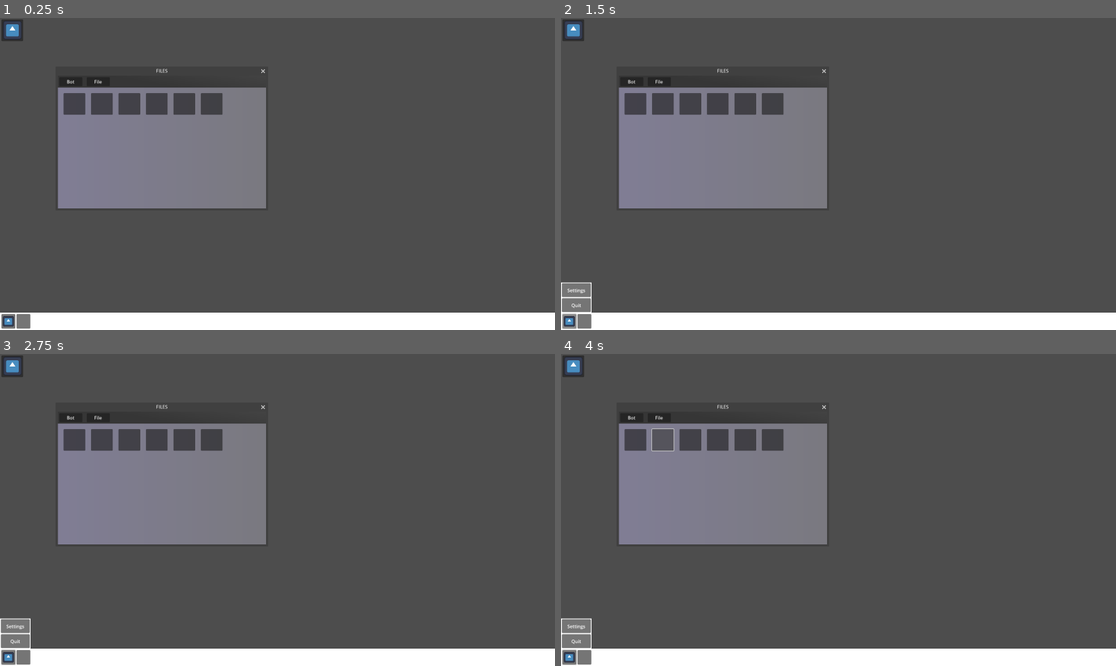
Above: before the commit, frames 1-4 (two rows, left to right).
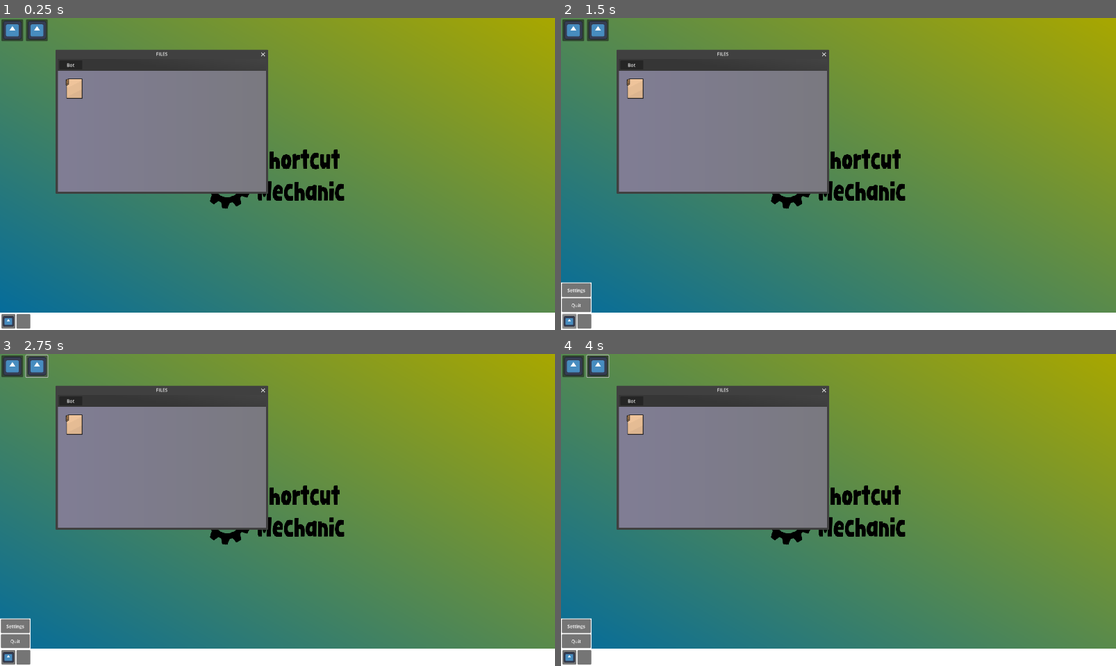
Above: after the commit, the same moments.

Repository: Thentrixxx/Shortcut-Mechanic
Game: Godot game, scene res://simulations/simulation_1.tscn
Same seed, same stepped clock (60 frames per second), same inputs: the game is played once before the commit and once after it. The engine's default icon, where the game draws it, is replaced by a stand-in: a white triangle on a blue panel in a dark square.
Inputs (mouse positions are in pixels of both pictures, inside the frame that each line leads up to):
- Up to frame 1 (0.25 s): no input
- Up to frame 2 (1.5 s): click (572, 30) at 0.5 s; click (572, 320) at 1.25 s
- Up to frame 3 (2.75 s): click (38, 366) at 2.02 s
- Up to frame 4 (4 s): click (633, 441) at 2.77 s; click (660, 441) at 3.52 s

The runs differ from the first frame. In frame 1, 80% of the frame differs, in the area x 0-100%, y 0-98%; in frame 2, 80%; in frame 3, 80%; in frame 4, 80%.

Commit message:
Making files work, Adding cool new textures.

Diff:
--- a/project.godot
+++ b/project.godot
@@ -37,18 +37,32 @@
 "events": [Object(InputEventMouseButton,"resource_local_to_scene":false,"resource_name":"","device":-1,"window_id":0,"a …(258 unchanged characters)…
 ]
 }
-ctrl+z={
+ctrl+n={
 "deadzone": 0.5,
-"events": [Object(InputEventKey,"resource_local_to_scene":fa …(139 unchanged characters)… d":false,"keycode":0,"physical_keycode":90,"key_label":0,"unicode":0,"location":0,"echo":false,"script":null)
+"events": [Object(InputEventKey,"resource_local_to_scene":fa …(139 unchanged characters)… d":false,"keycode":0,"physical_keycode":78,"key_label":0,"unicode":0,"location":0,"echo":false,"script":null)
 ]
 }
-ctrl+f={
+ctrl+shift+n={
 "deadzone": 0.5,
-"events": [Object(InputEventKey,"resource_local_to_scene":false,"resource_name":"","device":-1,"window_id":0,"alt_pressed":false,"shift_pressed":false,"ctrl_pressed":true,"meta_pressed":false,"pressed":false,"keycode":0,"physical_keycode":70,"key_label":0,"unicode":0,"location":0,"echo":false,"script":null)
+"events": [Object(InputEventKey,"resource_local_to_scene":false,"resource_name":"","device":-1,"window_id":0,"alt_pressed":false,"shift_pressed":true,"ctrl_pressed":true,"meta_pressed":false,"pressed":false,"keycode":0,"physical_keycode":78,"key_label":0,"unicode":0,"location":0,"echo":false,"script":null)
 ]
 }
-ctrl+y={
+alt+up_arrow={
 "deadzone": 0.5,
-"events": [Object(InputEventKey,"resource_local_to_scene":false,"resource_name":"","device":-1,"window_id":0,"alt_pressed":false,"shift_pressed":false,"ctrl_pressed":true,"meta_pressed":false,"pressed":false,"keycode":0,"physical_keycode":89,"key_label":0,"unicode":0,"location":0,"echo":false,"script":null)
+"events": [Object(InputEventKey,"resource_local_to_scene":false,"resource_name":"","device":-1,"window_id":0,"alt_pressed":true,"shift_pressed":false,"ctrl_pressed":false,"meta_pressed":false,"pressed":false,"keycode":0,"physical_keycode":4194320,"key_label":0,"unicode":0,"location":0,"echo":false,"script":null)
 ]
 }
+shift+left_click={
+"deadzone": 0.5,
+"events": [Object(InputEventMouseButton,"resource_local_to_scene":false,"resource_name":"","device":-1,"window_id":0,"alt_pressed":false,"shift_pressed":true,"ctrl_pressed":false,"meta_pressed":false,"button_mask":1,"position":Vector2(130, 13),"global_position":Vector2(139, 59),"factor":1.0,"button_index":1,"canceled":false,"pressed":true,"double_click":false,"script":null)
+]
+}
+shift={
+"deadzone": 0.5,
+"events": [Object(InputEventKey,"resource_local_to_scene":false,"resource_name":"","device":-1,"window_id":0,"alt_pressed":false,"shift_pressed":false,"ctrl_pressed":false,"meta_pressed":false,"pressed":false,"keycode":0,"physical_keycode":4194325,"key_label":0,"unicode":0,"location":0,"echo":false,"script":null)
+]
+}
+
+[rendering]
+
+textures/canvas_textures/default_texture_filter=0
--- a/scripts/files_1.gd
+++ b/scripts/files_1.gd
@@ -1,14 +1,21 @@
 extends Window
 
+# High Level File Window
 @onready var in_bot: TextureRect = $InBot
+#Windows in File
 @onready var in_file: TextureRect = $InFile
+@onready var in_file_2: TextureRect = $InFile2
+#Task Bar File Buttons
 @onready var file_button: Button = $TaskBar/FileButton
+@onready var file_button_2: Button = $TaskBar/FileButton2
+#Files in High Level File Window
 @onready var in_bot_file_1: Button = $InBot/MarginContainer2/HBoxContainer/InBotFile1
+@onready var in_bot_file_2: Button = $InBot/MarginContainer2/HBoxContainer/InBotFile2
 
+# Variables for double clicking a button
 var past_time
 var current_time
 var click: int
-
 @export var double_click_time = 300
 
 # Called when the node enters the scene tree for the first time.
@@ -21,6 +28,7 @@
 	current_time = Time.get_unix_time_from_system() * 1000
 
 
+# When the X button for the files is pressed
 func _on_close_requested() -> void:
 	visible = false
 
@@ -28,7 +36,9 @@
 func _on_bot_button_button_up() -> void:
 	in_bot.visible = true
 	in_file.visible = false
+	in_file_2.visible = false
 	file_button.visible = false
+	file_button_2.visible = false
 
 
 # If double clicks file, go into file
@@ -42,3 +52,16 @@
 			file_button.visible = true
 			in_bot.visible = false
 			in_file.visible = true
+
+
+# If the 2nd file is double clicked, open it.
+func _on_in_bot_file_2_button_up() -> void:
+	click += 1
+	if click == 1:
+		past_time = current_time
+	if click == 2:
+		click = 0
+		if current_time - past_time < double_click_time:
+			file_button_2.visible = true
+			in_bot.visible = false
+			in_file_2.visible = true
--- /dev/null
+++ b/scripts/files_2.gd
@@ -0,0 +1,43 @@
+extends Window
+
+@onready var file_button_2: Button = $TaskBar/FileButton2
+@onready var in_bot: TextureRect = $InBot
+@onready var in_file: TextureRect = $InFile
+
+# Variables for double clicking a button
+var past_time
+var current_time
+var click: int
+@export var double_click_time = 300
+
+
+# Called when the node enters the scene tree for the first time.
+func _ready() -> void:
+	pass # Replace with function body.
+
+
+# Called every frame. 'delta' is the elapsed time since the previous frame.
+func _process(delta: float) -> void:
+	current_time = Time.get_unix_time_from_system() * 1000
+
+
+func _on_close_requested() -> void:
+	visible = false
+
+
+func _on_bot_button_button_up() -> void:
+	in_bot.visible = true
+	in_file.visible = false
+	file_button_2.visible = false
+
+
+func _on_in_bot_file_2_button_up() -> void:
+	click += 1
+	if click == 1:
+		past_time = current_time
+	if click == 2:
+		click = 0
+		if current_time - past_time < double_click_time:
+			in_bot.visible = false
+			in_file.visible = true
+			file_button_2.visible = true
--- /dev/null
+++ b/scripts/home_file_button.gd
@@ -0,0 +1,43 @@
+extends Button
+
+var past_time
+var current_time
+var click: int
+@export var double_click_time = 300
+
+@onready var files_1: Window = $"../../../../Files1"
+@onready var in_file: TextureRect = $"../../../../Files1/InFile"
+@onready var in_file_2: TextureRect = $"../../../../Files1/InFile2"
+@onready var in_bot: TextureRect = $"../../../../Files1/InBot"
+@onready var file_button: Button = $"../../../../Files1/TaskBar/FileButton"
+@onready var file_button_2: Button = $"../../../../Files1/TaskBar/FileButton2"
+
+
+
+# Called when the node enters the scene tree for the first time.
+func _ready() -> void:
+	pass # Replace with function body.
+
+
+# Called every frame. 'delta' is the elapsed time since the previous frame.
+func _process(delta: float) -> void:
+	current_time = Time.get_unix_time_from_system() * 1000
+
+
+# When double clicked, sets the files open to the high level page.
+func _on_button_up() -> void:
+	click += 1
+	if click == 1:
+		past_time = current_time
+	if click == 2:
+		click = 0
+		if current_time - past_time < double_click_time:
+			if files_1.visible == false:
+				files_1.visible = true
+				in_bot.visible = true
+				in_file.visible = false
+				in_file_2.visible = false
+				file_button.visible = false
+				file_button_2.visible = false
+			else:
+				pass
--- a/scripts/simulation_1.gd
+++ b/scripts/simulation_1.gd
@@ -5,10 +5,45 @@
 @onready var tuto_bot: Window = $Tuto_Bot
 @onready var tuto_bot_text: RichTextLabel = $Tuto_Bot/ColorRect/MarginContainer/RichTextLabel
 
+# Alt Up Arrow Related Stuff
+@onready var in_file: TextureRect = $Files1/InFile
+@onready var in_file_2: TextureRect = $Files1/InFile2
+@onready var in_bot: TextureRect = $Files1/InBot
+@onready var file_button: Button = $Files1/TaskBar/FileButton
+@onready var file_button_2: Button = $Files1/TaskBar/FileButton2
+
+# Ctrl Shift N Related Stuff
+@onready var files_1: Window = $Files1
+@onready var files_2: Window = $Files2
+
+#Ctrl N Related Stuff
+@onready var in_bot_file_2: Button = $Files1/InBot/MarginContainer2/HBoxContainer/InBotFile2
 
 # Called when the node enters the scene tree for the first time.
 func _ready() -> void:
 	$Tuto_Bot.connect("button_pressed", dialogue)
+
+
+func _process(delta: float) -> void:
+	# When Alt+Up is pressed, go up in the directory.
+	if (Input.is_action_just_pressed("alt+up_arrow")):
+		in_file.visible = false
+		in_file_2.visible = false
+		file_button.visible = false
+		file_button_2.visible = false
+		in_bot.visible = true
+
+	# When Ctrl+Shift+N is pressed, create a new file.
+	if (Input.is_action_just_pressed("ctrl+n")):
+			if (files_1.visible == true):
+				if (in_bot.visible == true):
+					in_bot_file_2.visible = true
+
+	# When Ctrl+Shift+N is pressed, duplicate the file.
+	if (Input.is_action_just_pressed("ctrl+shift+n")):
+		if (files_1.visible == true):
+			if (in_bot.visible == true):
+				files_2.visible = true
 
 
 func dialogue() -> void:
--- a/simulations/simulation_1.tscn
+++ b/simulations/simulation_1.tscn
@@ -1,12 +1,26 @@
-[gd_scene load_steps=14 format=3 uid="uid://cromr3px1p3uk"]
+[gd_scene load_steps=21 format=3 uid="uid://cromr3px1p3uk"]
 
 [ext_resource type="PackedScene" uid="uid://cdi0ll1as8vee" path="res://windows/tuto_bot.tscn" id="1_1otat"]
 [ext_resource type="Script" path="res://scripts/simulation_1.gd" id="1_5wa10"]
 [ext_resource type="Script" path="res://scripts/quit_button.gd" id="2_3or6o"]
 [ext_resource type="Script" path="res://scripts/button_tuto_bot.gd" id="2_80nif"]
+[ext_resource type="Texture2D" uid="uid://cjklklgnclmgf" path="res://assets/Shortcut_Mechanic_Logo.png" id="2_eapes"]
 [ext_resource type="Script" path="res://scripts/windows_button.gd" id="3_eskwv"]
 [ext_resource type="Texture2D" uid="uid://ctoj8ovlh3084" path="res://icon.svg" id="3_tij7h"]
+[ext_resource type="Script" path="res://scripts/home_file_button.gd" id="5_hu8oa"]
 [ext_resource type="Script" path="res://scripts/files_1.gd" id="7_5wk0m"]
+[ext_resource type="Script" path="res://scripts/files_2.gd" id="9_sbgmn"]
+[ext_resource type="Texture2D" uid="uid://dw1xs3u5jxx4i" path="res://assets/File_Unselected.webp" id="9_tluh0"]
+[ext_resource type="Texture2D" uid="uid://dgasafxylceh2" path="res://assets/Folder.webp" id="11_ujhki"]
+
+[sub_resource type="Gradient" id="Gradient_btul5"]
+colors = PackedColorArray(0.00323049, 0.419429, 0.627931, 1, 0.66244, 0.656405, 5.77569e-07, 1)
+
+[sub_resource type="GradientTexture2D" id="GradientTexture2D_h5thj"]
+gradient = SubResource("Gradient_btul5")
+width = 1920
+height = 1080
+fill_from = Vector2(0, 1)
 
 [sub_resource type="CanvasTexture" id="CanvasTexture_flfim"]
 
@@ -27,6 +41,16 @@
 
 [node name="Simulation_1" type="Node2D"]
 script = ExtResource("1_5wa10")
+
+[node name="Wallpaper" type="TextureRect" parent="."]
+offset_right = 40.0
+offset_bottom = 40.0
+texture = SubResource("GradientTexture2D_h5thj")
+
+[node name="WallpaperLogo" type="Sprite2D" parent="Wallpaper"]
+scale = Vector2(0.75, 0.75)
+texture = ExtResource("2_eapes")
+offset = Vector2(1280, 720)
 
 [node name="Tuto_Bot" parent="." instance=ExtResource("1_1otat")]
 visible = false
@@ -59,6 +83,16 @@
 script = ExtResource("2_80nif")
 
 [node name="Sprite2D" type="Sprite2D" parent="Control/MarginHomePage/HomePage/ButtonTutoBot"]
+position = Vector2(38, 37)
+scale = Vector2(0.5, 0.5)
+texture = ExtResource("3_tij7h")
+
+[node name="HomeFileButton" type="Button" parent="Control/MarginHomePage/HomePage"]
+custom_minimum_size = Vector2(75, 75)
+layout_mode = 2
+script = ExtResource("5_hu8oa")
+
+[node name="Sprite2D" type="Sprite2D" parent="Control/MarginHomePage/HomePage/HomeFileButton"]
 position = Vector2(38, 37)
 scale = Vector2(0.5, 0.5)
 texture = ExtResource("3_tij7h")
@@ -174,12 +208,13 @@
 
 [node name="Files1" type="Window" parent="."]
 title = "FILES"
-position = Vector2i(200, 200)
+position = Vector2i(200, 142)
 size = Vector2i(720, 460)
 unresizable = true
 script = ExtResource("7_5wk0m")
 
 [node name="InFile" type="TextureRect" parent="Files1"]
+visible = false
 offset_top = 40.0
 offset_right = 1000.0
 offset_bottom = 570.0
@@ -189,68 +224,144 @@
 layout_mode = 0
 offset_right = 60.0
 offset_bottom = 60.0
-theme_override_constants/margin_left = 20
-theme_override_constants/margin_top = 20
+theme_override_constants/margin_left = 35
+theme_override_constants/margin_top = 40
 theme_override_constants/margin_right = 20
 theme_override_constants/margin_bottom = 20
 
 [node name="HBoxContainer" type="HBoxContainer" parent="Files1/InFile/MarginContainer"]
-custom_minimum_size = Vector2(50, 50)
-layout_mode = 2
-theme_override_constants/separation = 20
+custom_minimum_size = Vector2(50, 30)
+layout_mode = 2
+theme_override_constants/separation = 45
 
 [node name="InFileFile1" type="Button" parent="Files1/InFile/MarginContainer/HBoxContainer"]
-custom_minimum_size = Vector2(75, 5)
-layout_mode = 2
+custom_minimum_size = Vector2(45, 50)
+layout_mode = 2
+
+[node name="Sprite2D" type="Sprite2D" parent="Files1/InFile/MarginContainer/HBoxContainer/InFileFile1"]
+texture = ExtResource("9_tluh0")
+offset = Vector2(22, 22)
 
 [node name="InFileFile2" type="Button" parent="Files1/InFile/MarginContainer/HBoxContainer"]
-custom_minimum_size = Vector2(75, 75)
-layout_mode = 2
+custom_minimum_size = Vector2(45, 50)
+layout_mode = 2
+
+[node name="Sprite2D" type="Sprite2D" parent="Files1/InFile/MarginContainer/HBoxContainer/InFileFile2"]
+texture = ExtResource("9_tluh0")
+offset = Vector2(22, 22)
 
 [node name="InFileFile3" type="Button" parent="Files1/InFile/MarginContainer/HBoxContainer"]
-custom_minimum_size = Vector2(75, 75)
-layout_mode = 2
+custom_minimum_size = Vector2(45, 50)
+layout_mode = 2
+
+[node name="Sprite2D" type="Sprite2D" parent="Files1/InFile/MarginContainer/HBoxContainer/InFileFile3"]
+texture = ExtResource("9_tluh0")
+offset = Vector2(22, 22)
 
 [node name="InFileFile4" type="Button" parent="Files1/InFile/MarginContainer/HBoxContainer"]
-custom_minimum_size = Vector2(75, 75)
-layout_mode = 2
+custom_minimum_size = Vector2(45, 50)
+layout_mode = 2
+
+[node name="Sprite2D" type="Sprite2D" parent="Files1/InFile/MarginContainer/HBoxContainer/InFileFile4"]
+texture = ExtResource("9_tluh0")
+offset = Vector2(22, 22)
 
 [node name="InFileFile5" type="Button" parent="Files1/InFile/MarginContainer/HBoxContainer"]
-custom_minimum_size = Vector2(75, 75)
-layout_mode = 2
+custom_minimum_size = Vector2(45, 50)
+layout_mode = 2
+
+[node name="Sprite2D" type="Sprite2D" parent="Files1/InFile/MarginContainer/HBoxContainer/InFileFile5"]
+texture = ExtResource("9_tluh0")
+offset = Vector2(22, 22)
 
 [node name="InFileFile6" type="Button" parent="Files1/InFile/MarginContainer/HBoxContainer"]
-custom_minimum_size = Vector2(75, 75)
-layout_mode = 2
-
-[node name="InBot" type="TextureRect" parent="Files1"]
+custom_minimum_size = Vector2(45, 50)
+layout_mode = 2
+
+[node name="Sprite2D" type="Sprite2D" parent="Files1/InFile/MarginContainer/HBoxContainer/InFileFile6"]
+texture = ExtResource("9_tluh0")
+offset = Vector2(22, 22)
+
+[node name="InFile2" type="TextureRect" parent="Files1"]
 visible = false
 offset_top = 40.0
 offset_right = 1000.0
 offset_bottom = 570.0
 texture = SubResource("GradientTexture1D_ta0yw")
 
+[node name="MarginContainer" type="MarginContainer" parent="Files1/InFile2"]
+layout_mode = 0
+offset_right = 60.0
+offset_bottom = 60.0
+theme_override_constants/margin_left = 35
+theme_override_constants/margin_top = 40
+theme_override_constants/margin_right = 20
+theme_override_constants/margin_bottom = 20
+
+[node name="HBoxContainer" type="HBoxContainer" parent="Files1/InFile2/MarginContainer"]
+custom_minimum_size = Vector2(50, 30)
+layout_mode = 2
+theme_override_constants/separation = 45
+
+[node name="InFileFile1" type="Button" parent="Files1/InFile2/MarginContainer/HBoxContainer"]
+custom_minimum_size = Vector2(45, 50)
+layout_mode = 2
+
+[node name="Sprite2D" type="Sprite2D" parent="Files1/InFile2/MarginContainer/HBoxContainer/InFileFile1"]
+texture = ExtResource("9_tluh0")
+offset = Vector2(22, 22)
+
+[node name="InFileFile2" type="Button" parent="Files1/InFile2/MarginContainer/HBoxContainer"]
+custom_minimum_size = Vector2(45, 50)
+layout_mode = 2
+
+[node name="Sprite2D" type="Sprite2D" parent="Files1/InFile2/MarginContainer/HBoxContainer/InFileFile2"]
+texture = ExtResource("9_tluh0")
+offset = Vector2(22, 22)
+
+[node name="InFileFile3" type="Button" parent="Files1/InFile2/MarginContainer/HBoxContainer"]
+custom_minimum_size = Vector2(45, 50)
+layout_mode = 2
+
+[node name="Sprite2D" type="Sprite2D" parent="Files1/InFile2/MarginContainer/HBoxContainer/InFileFile3"]
+texture = ExtResource("9_tluh0")
+offset = Vector2(22, 22)
+
+[node name="InBot" type="TextureRect" parent="Files1"]
+offset_top = 40.0
+offset_right = 1000.0
+offset_bottom = 570.0
+texture = SubResource("GradientTexture1D_ta0yw")
+
 [node name="MarginContainer2" type="MarginContainer" parent="Files1/InBot"]
 layout_mode = 0
 offset_right = 590.0
 offset_bottom = 115.0
-theme_override_constants/margin_left = 20
-theme_override_constants/margin_top = 20
+theme_override_constants/margin_left = 35
+theme_override_constants/margin_top = 40
 theme_override_constants/margin_right = 20
 theme_override_constants/margin_bottom = 20
 
 [node name="HBoxContainer" type="HBoxContainer" parent="Files1/InBot/MarginContainer2"]
-custom_minimum_size = Vector2(50, 50)
-layout_mode = 2
-theme_override_constants/separation = 20
+layout_mode = 2
+theme_override_constants/separation = 45
 
 [node name="InBotFile1" type="Button" parent="Files1/InBot/MarginContainer2/HBoxContainer"]
-custom_minimum_size = Vector2(75, 5)
-layout_mode = 2
+custom_minimum_size = Vector2(45, 45)
+layout_mode = 2
+
+[node name="Sprite2D" type="Sprite2D" parent="Files1/InBot/MarginContainer2/HBoxContainer/InBotFile1"]
+texture = ExtResource("11_ujhki")
+offset = Vector2(22, 22)
 
 [node name="InBotFile2" type="Button" parent="Files1/InBot/MarginContainer2/HBoxContainer"]
-custom_minimum_size = Vector2(75, 75)
-layout_mode = 2
+visible = false
+custom_minimum_size = Vector2(45, 45)
+layout_mode = 2
+
+[node name="Sprite2D2" type="Sprite2D" parent="Files1/InBot/MarginContainer2/HBoxContainer/InBotFile2"]
+texture = ExtResource("11_ujhki")
+offset = Vector2(22, 22)
 
 [node name="TaskBar" type="TextureRect" parent="Files1"]
 offset_top = -23.0
@@ -267,6 +378,7 @@
 text = "Bot"
 
 [node name="FileButton" type="Button" parent="Files1/TaskBar"]
+visible = false
 layout_mode = 0
 offset_left = 100.0
 offset_top = 28.0
@@ -275,28 +387,139 @@
 text = "File
 "
 
+[node name="FileButton2" type="Button" parent="Files1/TaskBar"]
+visible = false
+layout_mode = 0
+offset_left = 100.0
+offset_top = 28.0
+offset_right = 180.0
+offset_bottom = 59.0
+text = "File2
+"
+
 [node name="Files2" type="Window" parent="."]
 auto_translate_mode = 1
 title = "FILES"
-position = Vector2i(250, 250)
-size = Vector2i(720, 560)
+position = Vector2i(225, 200)
+size = Vector2i(720, 460)
 visible = false
 unresizable = true
-
-[node name="MarginContainer" type="MarginContainer" parent="Files2"]
-offset_right = 40.0
-offset_bottom = 40.0
-theme_override_constants/margin_left = 5
-theme_override_constants/margin_top = 5
-theme_override_constants/margin_right = 5
-theme_override_constants/margin_bottom = 5
-
-[node name="HBoxContainer" type="HBoxContainer" parent="Files2/MarginContainer"]
-layout_mode = 2
+script = ExtResource("9_sbgmn")
+
+[node name="InFile" type="TextureRect" parent="Files2"]
+visible = false
+offset_top = 40.0
+offset_right = 1000.0
+offset_bottom = 570.0
+texture = SubResource("GradientTexture1D_ta0yw")
+
+[node name="MarginContainer" type="MarginContainer" parent="Files2/InFile"]
+layout_mode = 0
+offset_right = 60.0
+offset_bottom = 60.0
+theme_override_constants/margin_left = 35
+theme_override_constants/margin_top = 40
+theme_override_constants/margin_right = 20
+theme_override_constants/margin_bottom = 20
+
+[node name="HBoxContainer" type="HBoxContainer" parent="Files2/InFile/MarginContainer"]
+custom_minimum_size = Vector2(50, 30)
+layout_mode = 2
+theme_override_constants/separation = 45
+
+[node name="InFileFile1" type="Button" parent="Files2/InFile/MarginContainer/HBoxContainer"]
+custom_minimum_size = Vector2(45, 50)
+layout_mode = 2
+
+[node name="Sprite2D" type="Sprite2D" parent="Files2/InFile/MarginContainer/HBoxContainer/InFileFile1"]
+texture = ExtResource("9_tluh0")
+offset = Vector2(22, 22)
+
+[node name="InFileFile2" type="Button" parent="Files2/InFile/MarginContainer/HBoxContainer"]
+custom_minimum_size = Vector2(45, 50)
+layout_mode = 2
+
+[node name="Sprite2D" type="Sprite2D" parent="Files2/InFile/MarginContainer/HBoxContainer/InFileFile2"]
+texture = ExtResource("9_tluh0")
+offset = Vector2(22, 22)
+
+[node name="InFileFile3" type="Button" parent="Files2/InFile/MarginContainer/HBoxContainer"]
+custom_minimum_size = Vector2(45, 50)
+layout_mode = 2
+
+[node name="Sprite2D" type="Sprite2D" parent="Files2/InFile/MarginContainer/HBoxContainer/InFileFile3"]
+texture = ExtResource("9_tluh0")
+offset = Vector2(22, 22)
+
+[node name="InBot" type="TextureRect" parent="Files2"]
+offset_top = 40.0
+offset_right = 1000.0
+offset_bottom = 570.0
+texture = SubResource("GradientTexture1D_ta0yw")
+
+[node name="MarginContainer2" type="MarginContainer" parent="Files2/InBot"]
+layout_mode = 0
+offset_right = 590.0
+offset_bottom = 115.0
+theme_override_constants/margin_left = 35
+theme_override_constants/margin_top = 40
+theme_override_constants/margin_right = 20
+theme_override_constants/margin_bottom = 20
+
+[node name="HBoxContainer" type="HBoxContainer" parent="Files2/InBot/MarginContainer2"]
+custom_minimum_size = Vector2(50, 30)
+layout_mode = 2
+theme_override_constants/separation = 45
+
+[node name="InBotFile1" type="Button" parent="Files2/InBot/MarginContainer2/HBoxContainer"]
+custom_minimum_size = Vector2(45, 50)
+layout_mode = 2
+
+[node name="Sprite2D" type="Sprite2D" parent="Files2/InBot/MarginContainer2/HBoxContainer/InBotFile1"]
+texture = ExtResource("11_ujhki")
+offset = Vector2(22, 22)
+
+[node name="InBotFile2" type="Button" parent="Files2/InBot/MarginContainer2/HBoxContainer"]
+custom_minimum_size = Vector2(45, 50)
+layout_mode = 2
+
+[node name="Sprite2D" type="Sprite2D" parent="Files2/InBot/MarginContainer2/HBoxContainer/InBotFile2"]
+texture = ExtResource("11_ujhki")
+offset = Vector2(22, 22)
+
+[node name="TaskBar" type="TextureRect" parent="Files2"]
+offset_top = -23.0
+offset_right = 800.0
+offset_bottom = 41.0
+texture = SubResource("GradientTexture2D_ltb0v")
+
+[node name="BotButton" type="Button" parent="Files2/TaskBar"]
+layout_mode = 0
+offset_left = 5.0
+offset_top = 28.0
+offset_right = 85.0
+offset_bottom = 59.0
+text = "Bot"
+
+[node name="FileButton2" type="Button" parent="Files2/TaskBar"]
+visible = false
+layout_mode = 0
+offset_left = 100.0
+offset_top = 28.0
+offset_right = 180.0
+offset_bottom = 59.0
+text = "File2
+"
 
 [connection signal="button_up" from="Control/MarginHomePage/HomePage/ButtonTutoBot" to="Control/MarginHomePage/HomePage/ButtonTutoBot" method="_on_button_up"]
+[connection signal="button_up" from="Control/MarginHomePage/HomePage/HomeFileButton" to="Control/MarginHomePage/HomePage/HomeFileButton" method="_on_button_up"]
 [connection signal="button_up" from="Control/TextureHomeMenu/MarginWindowsMenu/WindowsMenu/QuitButton" to="Control/TextureHomeMenu/MarginWindowsMenu/WindowsMenu/QuitButton" method="_on_button_up"]
 [connection signal="button_up" from="Control/TextureTaskBar/MarginTaskBar/TaskBar/WindowsButton" to="Control/TextureTaskBar/MarginTaskBar/TaskBar/WindowsButton" method="_on_button_up"]
 [connection signal="close_requested" from="Files1" to="Files1" method="_on_close_requested"]
+[connection signal="button_up" from="Files1/InFile/MarginContainer/HBoxContainer/InFileFile1" to="Files1" method="_on_in_file_file_1_button_up"]
 [connection signal="button_up" from="Files1/InBot/MarginContainer2/HBoxContainer/InBotFile1" to="Files1" method="_on_in_bot_file_1_button_up"]
+[connection signal="button_up" from="Files1/InBot/MarginContainer2/HBoxContainer/InBotFile2" to="Files1" method="_on_in_bot_file_2_button_up"]
 [connection signal="button_up" from="Files1/TaskBar/BotButton" to="Files1" method="_on_bot_button_button_up"]
+[connection signal="close_requested" from="Files2" to="Files2" method="_on_close_requested"]
+[connection signal="button_up" from="Files2/InBot/MarginContainer2/HBoxContainer/InBotFile2" to="Files2" method="_on_in_bot_file_2_button_up"]
+[connection signal="button_up" from="Files2/TaskBar/BotButton" to="Files2" method="_on_bot_button_button_up"]
Binary file added: assets/File_Selected.webp
Not shown, added: assets/File_Selected.webp.import
Binary file added: assets/File_Unselected.webp
Not shown, added: assets/File_Unselected.webp.import
Binary file added: assets/Folder.webp
Not shown, added: assets/Folder.webp.import
Binary file added: assets/Shortcut_Mechanic_Logo.png
Not shown, added: assets/Shortcut_Mechanic_Logo.png.import
